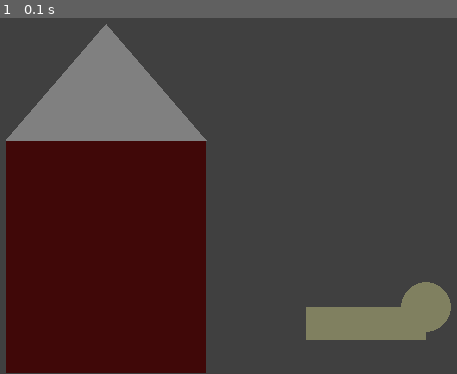
Above: before the commit, frame 1.
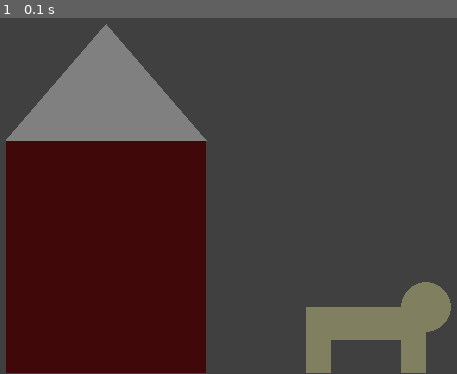
Above: after the commit, the same moment.

Repository: kj1471/CSIS
Game: pygame game, started from Year 12/Workshop1/ex0.py
Two runs of this game, one before a commit and one after it. Both use one fixed random seed, a clock stepped at 60 frames per second and the inputs below.
Inputs:
- Up to frame 1 (0.1 s): no input

The runs differ from the first frame. In frame 1, 1.0% of the frame differs, in the area x 66-94%, y 90-100%.

Commit message:
Added additional example code

Diff:
--- a/Year 12/Workshop1/task4.py
+++ b/Year 12/Workshop1/ex0.py
@@ -63,21 +63,34 @@
         self.top = top
         self.width = width
         self.height = height
-        self.main_colour = (128, 128, 96)  # brown
+        self.colour = (128, 128, 96)  # brown
 
     def draw(self, surface):
         body_width = int(self.width * (4 / 5))  # body 80% width
         body_top = int(self.top + self.height * (1 / 3))
         body_height = int(self.height * (1 / 3))
+        leg_height = int(self.height * (1 / 3))
         head_rad = int(self.height * (1 / 4))
-        pygame.draw.rect(surface, self.main_colour,
+        leg_width = self.width / 6
+        pygame.draw.rect(surface, self.colour,
                          (  # left, top, width, height:
                              self.left, body_top, body_width, body_height
                          ))
-        pygame.draw.circle(surface, self.main_colour,
+        pygame.draw.circle(surface, self.colour,
                            (  # x, y
                                self.left + body_width, body_top
                            ), head_rad)
+        pygame.draw.rect(surface, self.colour,
+                         (  # left, top, width, height:
+                             self.left, body_top + body_height,
+                             leg_width, leg_height
+                         ))
+        pygame.draw.rect(surface, self.colour,
+                         (  # left, top, width, height:
+                             self.left + body_width - leg_width,
+                             body_top + body_height,
+                             leg_width, leg_height
+                         ))
 
 
 # Define the game
--- /dev/null
+++ b/Year 12/Workshop1/ex1.py
@@ -0,0 +1,195 @@
+"""
+An example of a PyGame game. Excluding comments, it contains 91 line,
+and challenges the user to survive as long as possible avoiding the "bullets"
+comining towards them. This is identical to example1.py but written more OO.
+@author Kieran Vickers
+"""
+import math
+import sys
+
+import pygame
+
+# Set the constants for pygame
+SIZE = WIDTH, HEIGHT = (800, 600)
+CAPTION = "Workshop1 Task3"
+BACKGROUND_COLOUR = (64, 64, 64)
+FRAMES_PER_SECOND = 20
+
+
+# Define a general "thing"
+class DrawableObject:
+    def on_event(self, event):
+        pass
+
+    def update(self):
+        pass
+
+    def draw(self, surface):
+        pass
+
+
+########################################
+# CREATE YOUR OWN DRAWABLEOBJECTS HERE #
+########################################
+
+class House(DrawableObject):
+    def __init__(self, left, top, width, height):
+        self.left = left
+        self.top = top
+        self.width = width
+        self.height = height
+        self.roof_colour = (128, 128, 128)  # gray
+        self.wall_colour = (64, 8, 8)  # dark red
+
+    def draw(self, surface):
+        roof_height = self.height / 3  # One third of the height of the house
+        roof_middle_x = self.left + self.width / 2  # middle of x
+        # is roof
+        pygame.draw.rect(surface, self.wall_colour,
+                         (  # left, top, width, height:
+                             self.left, self.top + roof_height,
+                             self.width, self.height - roof_height
+                         ))
+        pygame.draw.polygon(surface, self.roof_colour,
+                            (  # three points of the roof
+                                (self.left, self.top + roof_height),
+                                (roof_middle_x, self.top),
+                                (self.left + self.width, self.top + roof_height)
+                            ))
+
+
+class Dog(DrawableObject):
+    def __init__(self, left, top, width, height):
+        self.left = left
+        self.top = top
+        self.width = width
+        self.height = height
+        self.colour = (128, 128, 96)  # brown
+        self.time = 0
+        self.head_offset = 0
+        self.BOB_SPEED = 4
+
+    def draw(self, surface):
+        body_width = int(self.width * (4 / 5))  # body 80% width
+        body_top = int(self.top + self.height * (1 / 3))
+        body_height = int(self.height * (1 / 3))
+        leg_height = int(self.height * (1 / 3))
+        head_rad = int(self.height * (1 / 4))
+        leg_width = self.width / 6
+        pygame.draw.rect(surface, self.colour,
+                         (  # left, top, width, height:
+                             self.left, body_top, body_width, body_height
+                         ))
+        pygame.draw.circle(surface, self.colour,
+                           (  # x, y
+                               self.left + body_width,
+                               body_top + self.head_offset
+                           ), head_rad)
+        pygame.draw.rect(surface, self.colour,
+                         (  # left, top, width, height:
+                             self.left, body_top + body_height,
+                             leg_width, leg_height
+                         ))
+        pygame.draw.rect(surface, self.colour,
+                         (  # left, top, width, height:
+                             self.left + body_width - leg_width,
+                             body_top + body_height,
+                             leg_width, leg_height
+                         ))
+
+    def update(self):
+        time_passed = 1 / FRAMES_PER_SECOND
+        self.time += time_passed
+        # So this will flow between -1 and 1 over time
+        phase = math.sin(self.BOB_SPEED * self.time)
+        max_head_bob = self.height / 12  # 1/12th of the height
+        self.head_offset = int(phase * max_head_bob)
+
+
+# Define the game
+class ExampleGameThree(DrawableObject):
+    """
+    An example pygame game.
+    """
+
+    def __init__(self):
+        # Create a list of all children. As long as these are all "Thing"s
+        # then we can call on_event, update and draw regardless of inheritance.
+        self.children = [
+            # List all the objects you want to draw here.
+            House(100, 250, 200, 350),
+            Dog(400, 500, 150, 100)
+        ]
+
+        # Initiate pygame and a screen to display to, using the constants
+        pygame.init()
+        pygame.font.init()  # Line isn't needed unless you write text to screen.
+        pygame.display.set_caption(CAPTION)
+
+        # Store some pygame variables to the game too
+        self.running = True
+        self.screen = pygame.display.set_mode(SIZE)
+        self.clock = pygame.time.Clock()
+
+    def on_event(self, event):
+        """
+        The event handler for this game, called once for every (non QUIT)
+        event, after a draw and before the update. Currently handles
+        MOUSEMOTION only.
+        @param event: Any pygame event.
+        """
+        for child in self.children:
+            child.on_event(event)
+
+    def update(self):
+        """
+        Update the state of the game, called each frame after events handled
+        before drawing to the screen.
+        This function moves all bullets, checks for collisions (end game),
+        and adds new bullets.
+        """
+        for child in self.children:
+            child.update()
+
+    def draw(self, surface: pygame.Surface):
+        """
+        Draw all this game to the surface.
+        @param surface: A surface to draw the game to.
+        """
+        for child in self.children:
+            child.draw(surface)
+
+    def run_game(self):
+        """
+        Run the game, this function is independent of the game logic,
+        and therefore might not need changed.
+        """
+        # Run the game loop
+        while self.running:
+            # Handle any event that occur
+            for event in pygame.event.get():
+                if event.type == pygame.QUIT:
+                    # If the event is a "QUIT" event, quit the game
+                    self.running = False
+                else:
+                    # Otherwise, allow the event handler to handle the event
+                    self.on_event(event)
+
+            # Update the game state
+            self.update()
+
+            # Draw the game to the screen
+            self.screen.fill(BACKGROUND_COLOUR)  # Fill background
+            self.draw(self.screen)
+
+            # Update and wait
+            pygame.display.update()  # Display what we have drawn
+            self.clock.tick(FRAMES_PER_SECOND)
+        # If no longer running, quit pygame and exit.
+        pygame.quit()
+        sys.exit(0)
+
+
+if __name__ == '__main__':
+    game = ExampleGameThree()
+    game.run_game()
--- /dev/null
+++ b/Year 12/Workshop1/ex2.py
@@ -0,0 +1,204 @@
+"""
+An example of a PyGame game. Excluding comments, it contains 91 line,
+and challenges the user to survive as long as possible avoiding the "bullets"
+comining towards them. This is identical to example1.py but written more OO.
+@author Kieran Vickers
+"""
+import math
+import sys
+
+import pygame
+
+# Set the constants for pygame
+SIZE = WIDTH, HEIGHT = (800, 600)
+CAPTION = "Workshop1 Task3"
+BACKGROUND_COLOUR = (64, 64, 64)
+FRAMES_PER_SECOND = 20
+
+
+# Define a general "thing"
+class DrawableObject:
+    def on_event(self, event):
+        pass
+
+    def update(self):
+        pass
+
+    def draw(self, surface):
+        pass
+
+
+########################################
+# CREATE YOUR OWN DRAWABLEOBJECTS HERE #
+########################################
+
+class House(DrawableObject):
+    def __init__(self, left, top, width, height):
+        self.left = left
+        self.top = top
+        self.width = width
+        self.height = height
+        self.roof_colour = (128, 128, 128)  # gray
+        self.wall_colour = (64, 8, 8)  # dark red
+
+    def draw(self, surface):
+        roof_height = self.height / 3  # One third of the height of the house
+        roof_middle_x = self.left + self.width / 2  # middle of x
+        # is roof
+        pygame.draw.rect(surface, self.wall_colour,
+                         (  # left, top, width, height:
+                             self.left, self.top + roof_height,
+                             self.width, self.height - roof_height
+                         ))
+        pygame.draw.polygon(surface, self.roof_colour,
+                            (  # three points of the roof
+                                (self.left, self.top + roof_height),
+                                (roof_middle_x, self.top),
+                                (self.left + self.width, self.top + roof_height)
+                            ))
+
+
+class Dog(DrawableObject):
+    def __init__(self, left, top, width, height):
+        self.left = left
+        self.top = top
+        self.width = width
+        self.height = height
+        self.colour = (128, 128, 96)  # brown
+        self.time = 0
+        self.head_offset = 0
+        self.BOB_SPEED = 4
+        self.STEP_SIZE = 10
+
+    def draw(self, surface):
+        body_width = int(self.width * (4 / 5))  # body 80% width
+        body_top = int(self.top + self.height * (1 / 3))
+        body_height = int(self.height * (1 / 3))
+        leg_height = int(self.height * (1 / 3))
+        head_rad = int(self.height * (1 / 4))
+        leg_width = self.width / 6
+        pygame.draw.rect(surface, self.colour,
+                         (  # left, top, width, height:
+                             self.left, body_top, body_width, body_height
+                         ))
+        pygame.draw.circle(surface, self.colour,
+                           (  # x, y
+                               self.left + body_width,
+                               body_top + self.head_offset
+                           ), head_rad)
+        pygame.draw.rect(surface, self.colour,
+                         (  # left, top, width, height:
+                             self.left, body_top + body_height,
+                             leg_width, leg_height
+                         ))
+        pygame.draw.rect(surface, self.colour,
+                         (  # left, top, width, height:
+                             self.left + body_width - leg_width,
+                             body_top + body_height,
+                             leg_width, leg_height
+                         ))
+
+    def update(self):
+        time_passed = 1 / FRAMES_PER_SECOND
+        self.time += time_passed
+        # So this will flow between -1 and 1 over time
+        phase = math.sin(self.BOB_SPEED * self.time)
+        max_head_bob = self.height / 12  # 1/12th of the height
+        self.head_offset = int(phase * max_head_bob)
+
+    def on_event(self, event):
+        if event.type == pygame.KEYUP:
+            key_pressed = event.key
+            if key_pressed == pygame.K_a or key_pressed == pygame.K_LEFT:
+                self.left -= self.STEP_SIZE
+            if key_pressed == pygame.K_d or key_pressed == pygame.K_RIGHT:
+                self.left += self.STEP_SIZE
+
+
+# Define the game
+class ExampleGameThree(DrawableObject):
+    """
+    An example pygame game.
+    """
+
+    def __init__(self):
+        # Create a list of all children. As long as these are all "Thing"s
+        # then we can call on_event, update and draw regardless of inheritance.
+        self.children = [
+            # List all the objects you want to draw here.
+            House(100, 250, 200, 350),
+            Dog(400, 500, 150, 100)
+        ]
+
+        # Initiate pygame and a screen to display to, using the constants
+        pygame.init()
+        pygame.font.init()  # Line isn't needed unless you write text to screen.
+        pygame.display.set_caption(CAPTION)
+
+        # Store some pygame variables to the game too
+        self.running = True
+        self.screen = pygame.display.set_mode(SIZE)
+        self.clock = pygame.time.Clock()
+
+    def on_event(self, event):
+        """
+        The event handler for this game, called once for every (non QUIT)
+        event, after a draw and before the update. Currently handles
+        MOUSEMOTION only.
+        @param event: Any pygame event.
+        """
+        for child in self.children:
+            child.on_event(event)
+
+    def update(self):
+        """
+        Update the state of the game, called each frame after events handled
+        before drawing to the screen.
+        This function moves all bullets, checks for collisions (end game),
+        and adds new bullets.
+        """
+        for child in self.children:
+            child.update()
+
+    def draw(self, surface: pygame.Surface):
+        """
+        Draw all this game to the surface.
+        @param surface: A surface to draw the game to.
+        """
+        for child in self.children:
+            child.draw(surface)
+
+    def run_game(self):
+        """
+        Run the game, this function is independent of the game logic,
+        and therefore might not need changed.
+        """
+        # Run the game loop
+        while self.running:
+            # Handle any event that occur
+            for event in pygame.event.get():
+                if event.type == pygame.QUIT:
+                    # If the event is a "QUIT" event, quit the game
+                    self.running = False
+                else:
+                    # Otherwise, allow the event handler to handle the event
+                    self.on_event(event)
+
+            # Update the game state
+            self.update()
+
+            # Draw the game to the screen
+            self.screen.fill(BACKGROUND_COLOUR)  # Fill background
+            self.draw(self.screen)
+
+            # Update and wait
+            pygame.display.update()  # Display what we have drawn
+            self.clock.tick(FRAMES_PER_SECOND)
+        # If no longer running, quit pygame and exit.
+        pygame.quit()
+        sys.exit(0)
+
+
+if __name__ == '__main__':
+    game = ExampleGameThree()
+    game.run_game()
